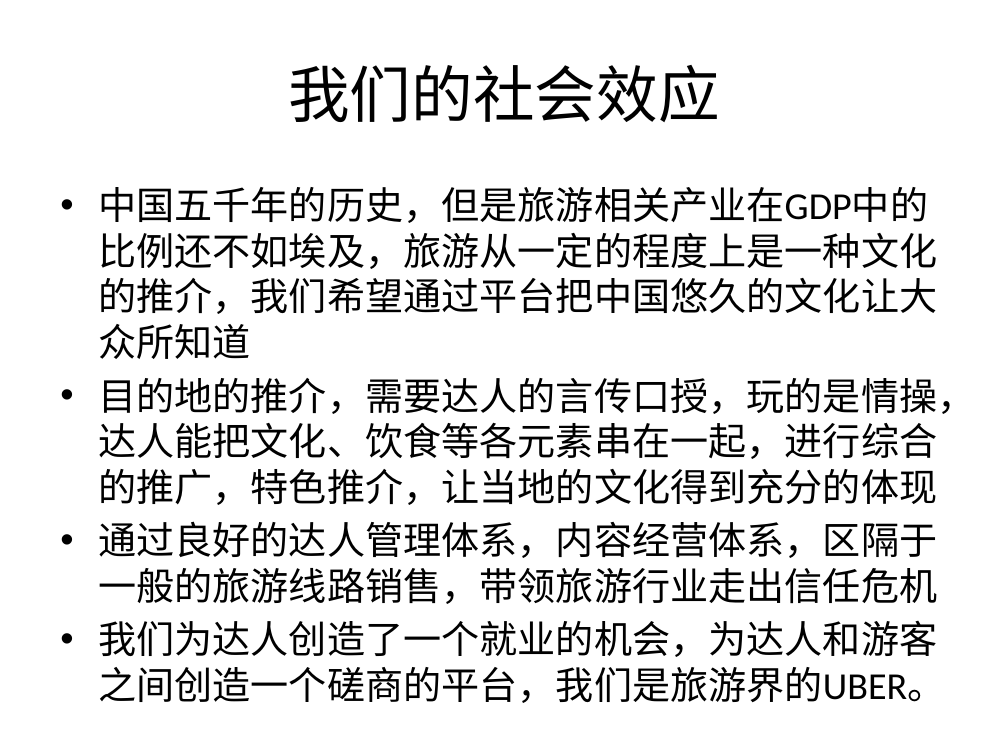
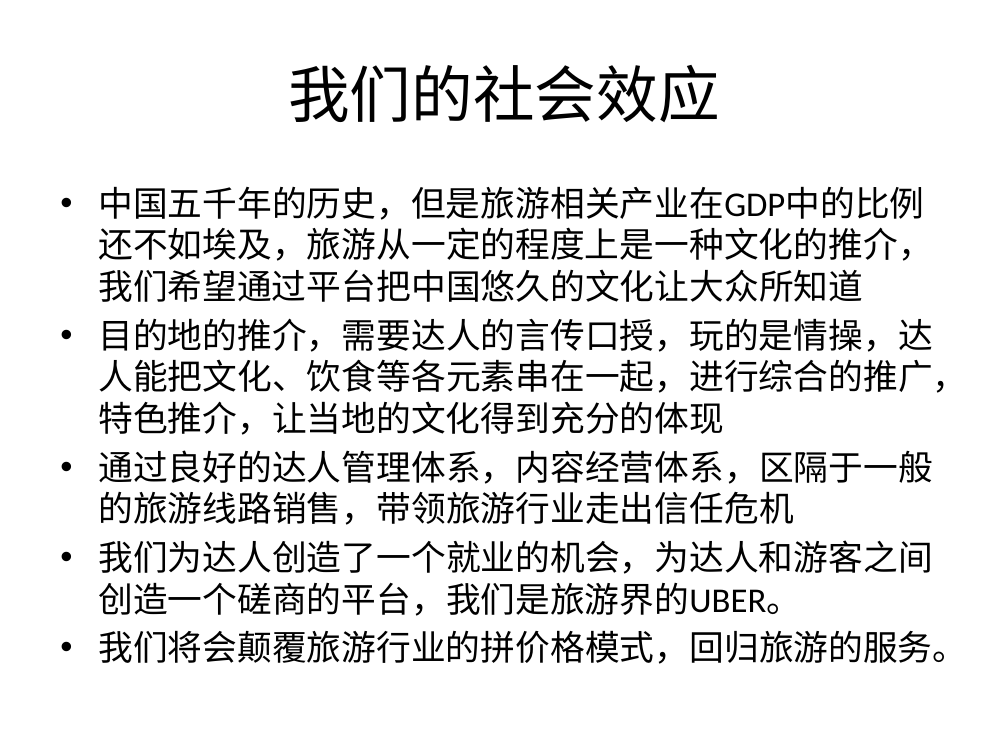
Before and after one commit to Yourtour/yt, a slide deck: slide 27 of yourtour/documents/business/YourTour BP 3.0-合作.pptx (slide 21 before the commit). Drawn at 1008x756 pixels with LibreOffice and Linux fonts; fonts in the diff are those of the drawing. Boxes give left, top, right and bottom in pixels: in the first picture for what was removed or moved away, otherwise in the second. Text is boxed around its words. In the diff, an @@ line names an element or a change of style, - is before the commit and + after.

```diff
--- a/yourtour/documents/business/YourTour BP 3.0-合作.pptx
+++ b/yourtour/documents/business/YourTour BP 3.0-合作.pptx
@@ text at <box>98,186,967,616</box>: size 27.2 to 24.8 pt @@
@@ text at <box>98,630,967,664</box>: paragraph added @@
+• 我们将会颠覆旅游行业的拼价格模式，回归旅游的服务。
```
Also in this commit, not shown: 4 other slides changed, 6 slides added, 7 other files.
